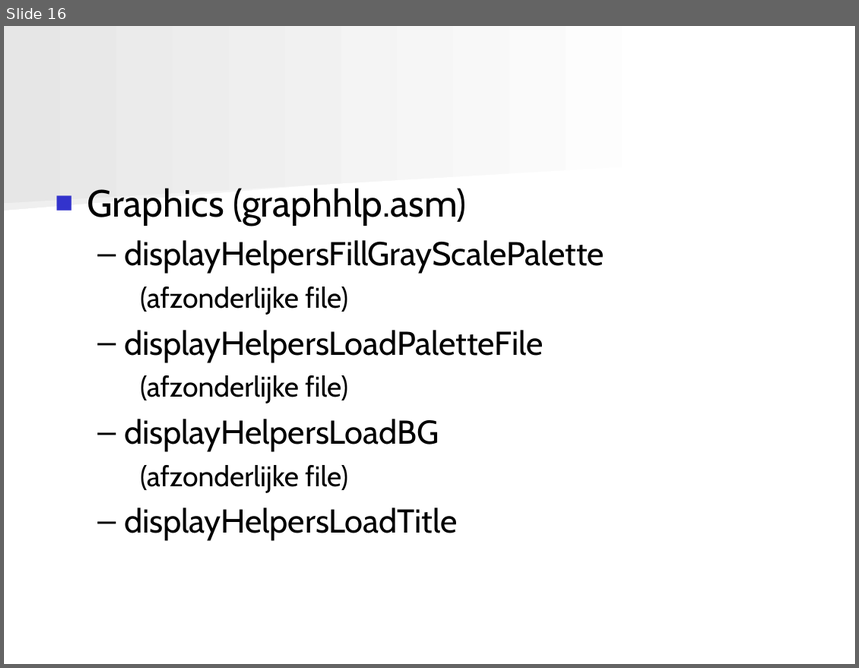
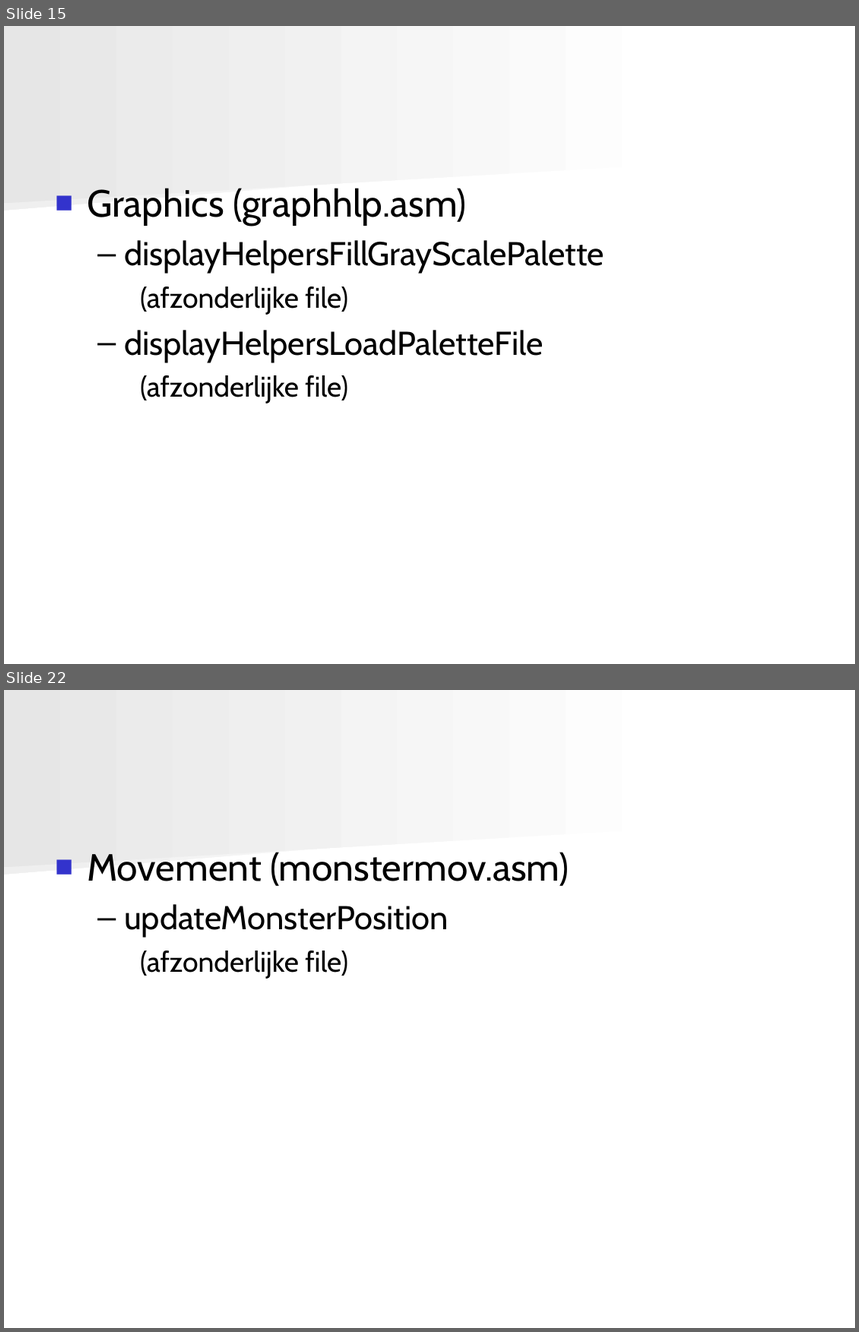
Before and after one commit to angryzor/space_invaders_8086, a slide deck: Presentatie.ppt. Shown one above the other, each under a label of ours: slide 16 before the commit, slides 15 and 22 after it; the slides between them are not shown. The pictures are 859x668 and 859x1332 pixels, drawn with LibreOffice and Linux fonts; fonts in the diff are those of the drawing. Boxes give left, top, right and bottom in pixels: in the first picture for what was removed or moved away, otherwise in the second. Text is boxed around its words. In the diff, an @@ line names an element or a change of style, - is before the commit and + after.

```diff
--- a/Presentatie.ppt
+++ b/Presentatie.ppt
@@ slide 22 added at (x1=4, y1=690, x2=855, y2=1328), background #FFFFFF; not listed: 2 template elements that a slide beside it also shows @@
@@ text added at (x1=87, y1=852, x2=569, y2=978), 32 pt, text #000000 @@
+■ Movement (monstermov.asm)
+  – updateMonsterPosition
+    (afzonderlijke file)
@@ what was slide 16 is now slide 15 @@
@@ slide 15 changed as well @@
@@ text at (x1=124, y1=419, x2=457, y2=541): paragraphs removed @@
-  – displayHelpersLoadBG
-    (afzonderlijke file)
-  – displayHelpersLoadTitle
```
Also in this commit, not shown: 3 other slides changed, 10 other slides added, 4 slides removed, 1 other file.
